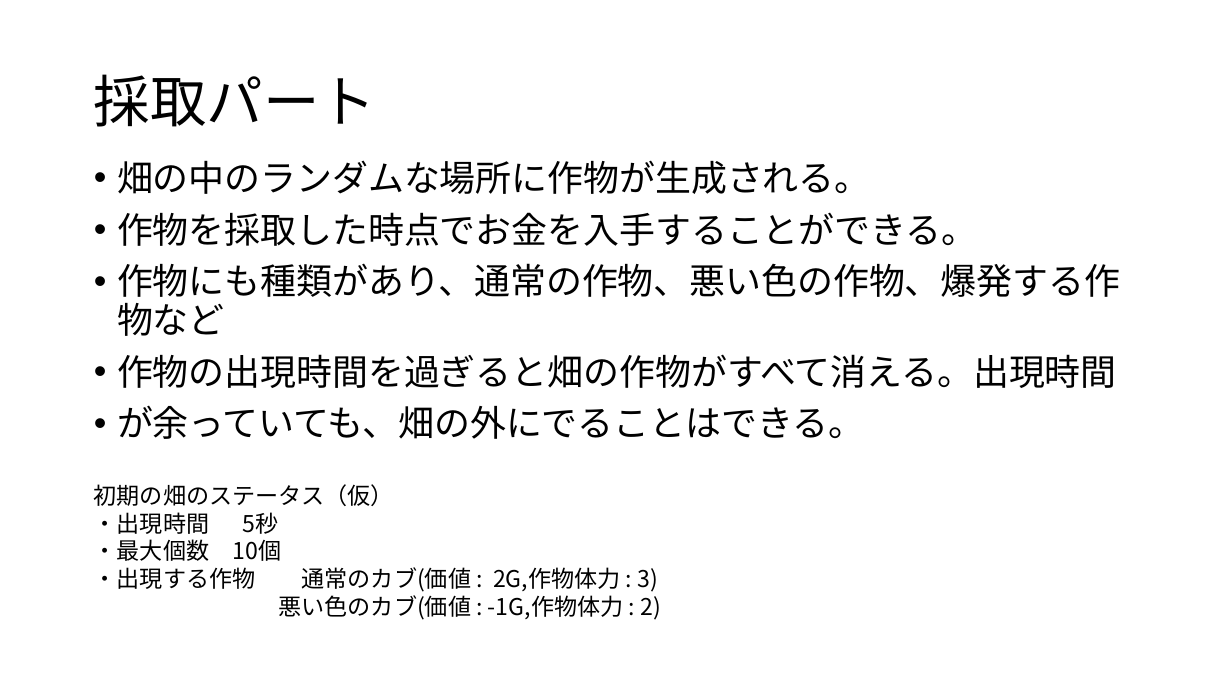
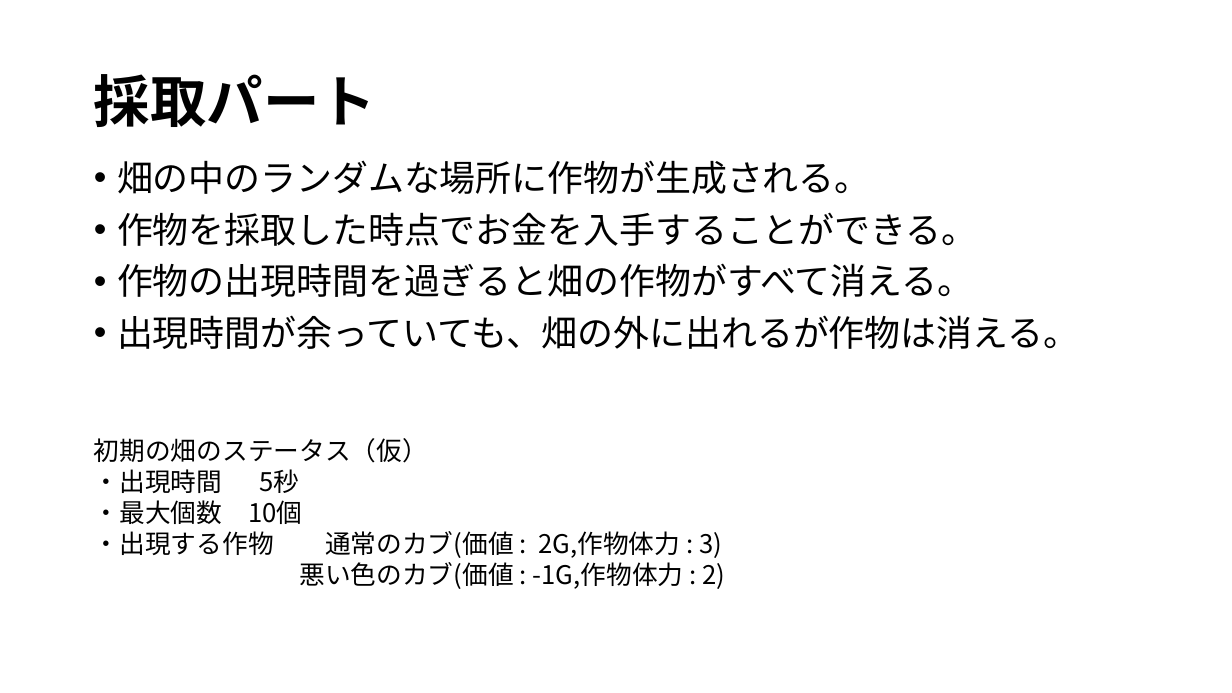
Before and after one commit to KawanoTakumi/FarmLife, a slide deck: slide 4 of FarmLife_企画.pptx. Drawn at 1232x693 pixels with LibreOffice and Linux fonts; fonts in the diff are those of the drawing. Boxes give left, top, right and bottom in pixels: in the first picture for what was removed or moved away, otherwise in the second. Text is boxed around its words. In the diff, an @@ line names an element or a change of style, - is before the commit and + after.

```diff
--- a/FarmLife_企画.pptx
+++ b/FarmLife_企画.pptx
@@ title "採取パート" at <box>94,74,376,127</box>: bold on @@
@@ text at <box>117,263,1079,349</box>: text changed @@
-• 作物にも種類があり、通常の作物、悪い色の作物、爆発する作物など
-• 作物の出現時間を過ぎると畑の作物がすべて消える。出現時間
-• が余っていても、畑の外にでることはできる。
+• 作物の出現時間を過ぎると畑の作物がすべて消える。
+• 出現時間が余っていても、畑の外に出れるが作物は消える。
@@ text "初期の畑のステータス（仮）": place and size @@
-text "初期の畑のステータス（仮）" at <box>94,484,661,620</box>
+text "初期の畑のステータス（仮）" at <box>94,438,725,589</box>
@@ text "初期の畑のステータス（仮）" at <box>94,438,725,589</box>: size 18 to 20 pt @@
```
Also in this commit, not shown: 5 other slides changed, 20 other files.
